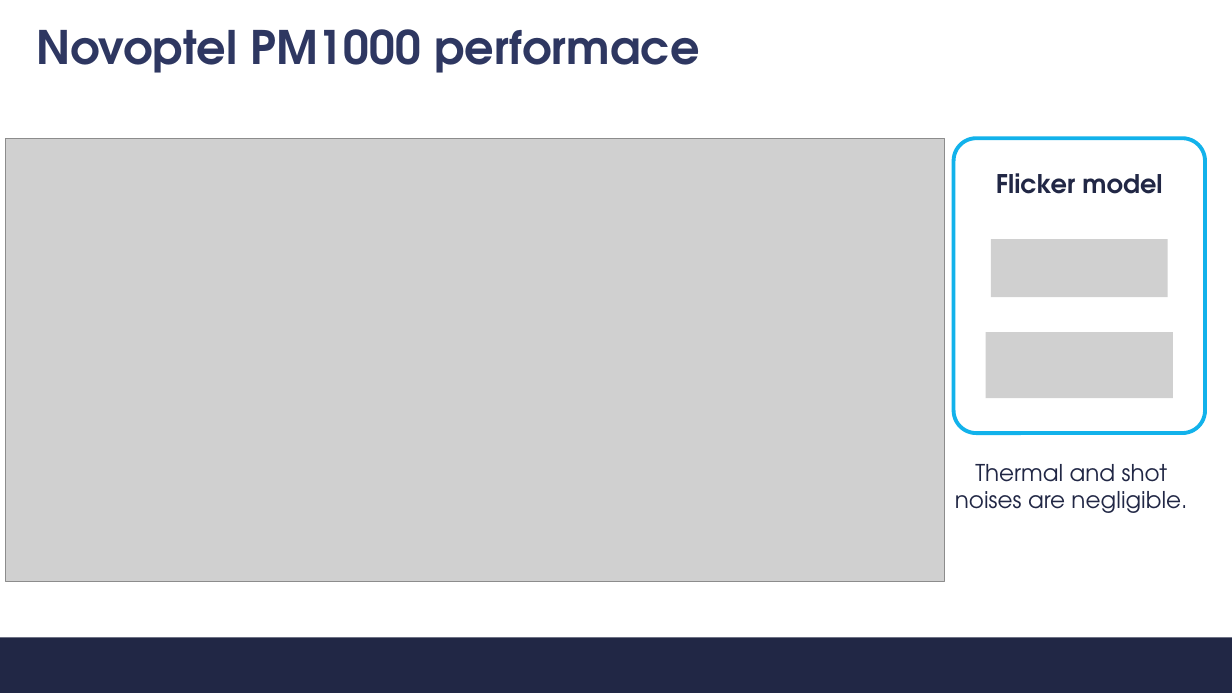
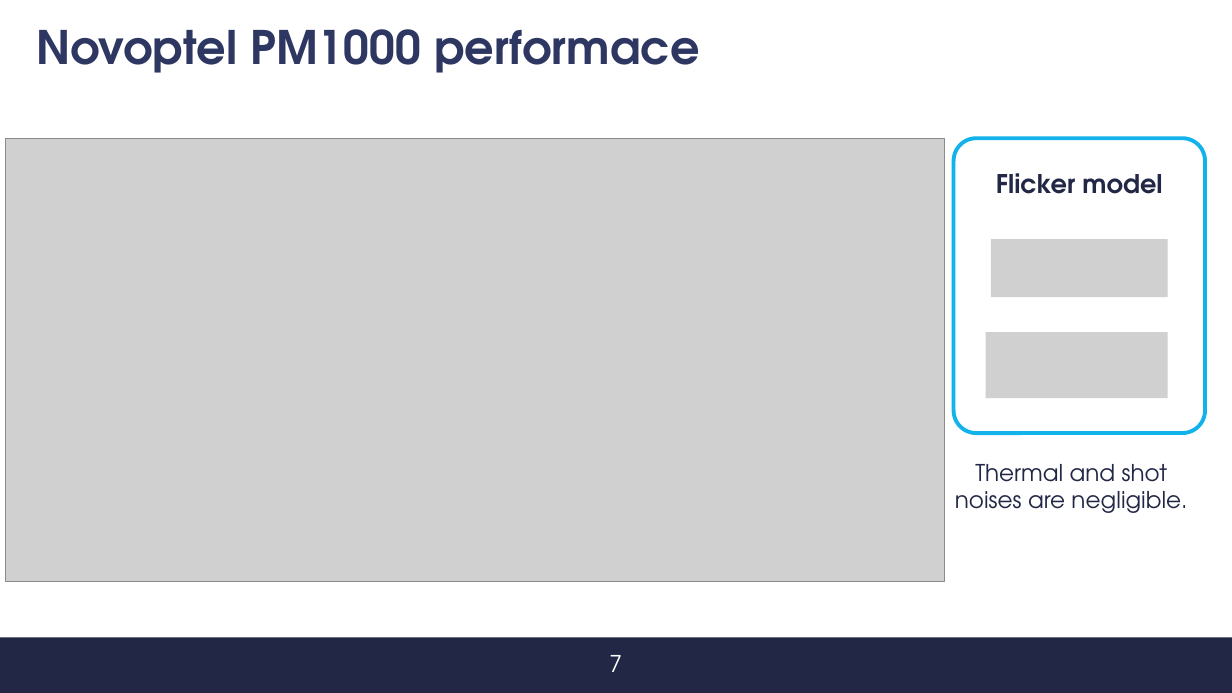
Before and after one commit to s347960/Presentazione, a slide deck: slide 7 of Discussione [Salvato automaticamente].pptx (slide 8 before the commit). Drawn at 1232x693 pixels with LibreOffice and Linux fonts; fonts in the diff are those of the drawing; grey boxes stand for pictures; background and template pictures are left out. Boxes give left, top, right and bottom in pixels: in the first picture for what was removed or moved away, otherwise in the second. Text is boxed around its words. In the diff, an @@ line names an element or a change of style, - is before the commit and + after.

```diff
--- a/Discussione [Salvato automaticamente].pptx
+++ b/Discussione [Salvato automaticamente].pptx
@@ picture resized from (x1=986, y1=332, x2=1174, y2=398) to (x1=986, y1=332, x2=1168, y2=398) @@
@@ text added at (x1=609, y1=655, x2=622, y2=672), 18 pt, text #FFFFFF @@
+7
```
Also in this commit, not shown: 14 other slides changed, 1 slide removed, 1 other file.
